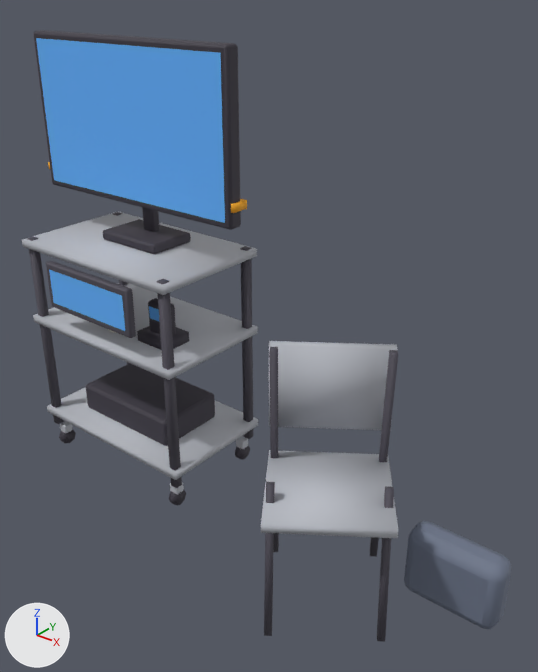
The glTF model public/models/noc_l1.glb: old version first, new version second.
Before and after are seen from a 50 mm lens placed at (1.89, -1.81, 1.92), pointed at (0.45, 0.0, 0.8). Every picture has the same lights, and +X, +Y and +Z are marked at lower left. The older version comes first. Vertices at exactly the same position are counted once.

In view in the first picture: 'noc_l1', 'noc_sign_screen', 'noc_wall0_screen' and 1 more.
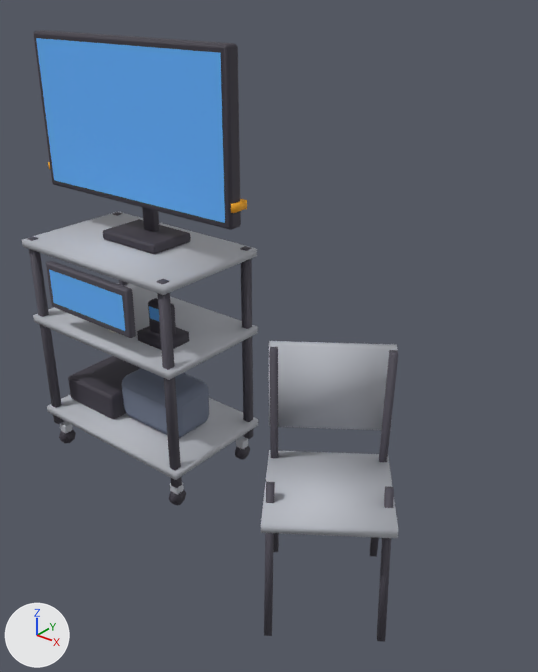
Boxes [x1, y1, x2, y2] around the edits, measured in the pictures (538 x 672 px; the box of a moved part takes in the faces that stretch with it):
'noc_l1', reshaped (23% narrower)
    before: [22, 30, 511, 642]
    after: [22, 30, 398, 642]
part 1 of me_noc_l1, moved or reshaped
    before: [86, 363, 215, 446]
    after: [68, 356, 140, 419]
part 2 of me_noc_l1, added
    after: [122, 368, 209, 437]
part 3 of me_noc_l1, deleted
    before: [404, 521, 511, 629]

What the commit changed:
me_noc_l1 is used by ob_noc_l1; location (-0.25, 0.05, 0.18).
me_noc_l1 had 982 vertices, 1820 faces and spanned x -0.51..1.62, y -0.52..0.25, z -0.18..1.54.
me_noc_l1 now has 982 vertices, 1820 faces and spans x -0.51..1.37, y -0.52..0.25, z -0.18..1.54.
me_noc_l1 part 1: the loose piece of 56 vertices spanning x -0.25..0.25, y -0.15..0.15, z 0.01..0.13 is scaled about its middle by (0.586, 1, 1), then moved by (-0.22, 0.0, 0.0).
me_noc_l1 part 2: the loose piece of 56 vertices spanning x 0.33..0.37, y -0.22..-0.18, z -0.12..-0.08 is copied, and the copy is scaled about its middle by (8.58, 5.12, 4.54), then moved by (-0.25, 0.2, 0.22), in mat_pal_fabric_slate (greyish blue #6c7589); it spans x -0.07..0.27, y -0.11..0.11, z 0.02..0.22.
me_noc_l1 part 3: the loose piece of 56 vertices spanning x 1.28..1.62, y -0.06..0.06, z -0.18..0.08 is deleted.
